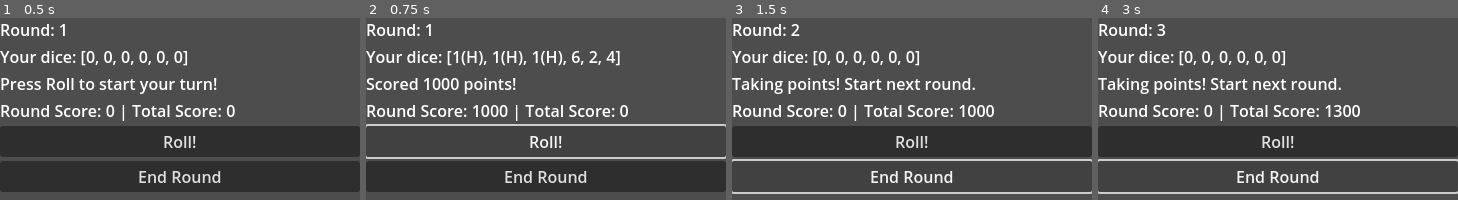
Above: before the commit, frames 1-4 (left to right).
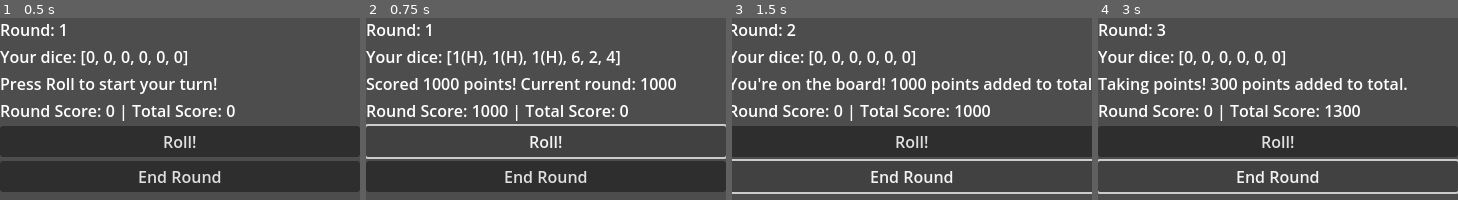
Above: after the commit, the same moments.

Repository: mdcoxe/mobile_farkle
Game: Godot game, scene res://Main.tscn
The game is run twice, just before and just after one commit, with the same random seed, the same clock (stepped at 60 frames per second) and the same inputs.
Inputs:
- Up to frame 1 (0.5 s): no input
- Up to frame 2 (0.75 s): click "Roll!" at 0.5 s
- Up to frame 3 (1.5 s): click "End Round" at 1.25 s
- Up to frame 4 (3 s): click "Roll!" at 2 s; click "End Round" at 2.75 s

Frame 1 is identical in both runs. In frame 2, 1.2% of the frame differs, in the area x 43-87%, y 32-40%; in frame 3, 9.2%, in the area x 0-100%, y 3-97%; in frame 4, 1.8%.

Commit message:
updating game manager to handle hot dice and implement opening condition

Diff:
--- a/Scripts/game_manager.gd
+++ b/Scripts/game_manager.gd
@@ -12,6 +12,7 @@
 var total_score = 0
 var round = 1
 var farkled = false
+var has_opened = false
 
 # Represents all 6 dice. Each element will be a dictionary:
 # { "value": int, "is_held": bool }
@@ -49,52 +50,59 @@
 		first = false
 	dice_display_text += "]"
 	dice_label.text = dice_display_text
-
 	score_label.text = "Round Score: %s | Total Score: %s" % [current_round_score, total_score]
 
 func _on_roll_button_pressed():
 	status_label.text = "Rolling!!"
+	farkled = false
 
-	var dice_to_score_this_roll: Array = []
+	# Check for "Hot Dice" scenario *before* rolling, based on currently held dice
+	# If all dice are currently held, it's a Hot Dice situation
+	var current_held_dice_count = 0
+	for die_data in all_dice:
+		if die_data.is_held:
+			current_held_dice_count += 1
 
-	var all_dice_are_held = true
-	for die_data in all_dice:
-		if not die_data.is_held:
-			all_dice_are_held = false
-			break
+	var is_hot_dice_situation = (current_held_dice_count == 6)
 
-	if all_dice_are_held:
+	if is_hot_dice_situation:
 		status_label.text = "Hot Dice! Rolling all 6 again!"
+		# Clear held status for all dice for the new roll
 		for die_data in all_dice:
 			die_data.is_held = false
+		# Crucially, disable the end_roll_button temporarily
+		# Player *must* roll again.
+		end_roll_button.disabled = true
+	else:
+		end_roll_button.disabled = false
 
+	# Roll only the unheld dice and update their values
+	var current_roll_values_for_scoring: Array = []
 	for die_data in all_dice:
 		if not die_data.is_held:
 			die_data.value = randi_range(1, 6)
-		dice_to_score_this_roll.append(die_data.value)
+		current_roll_values_for_scoring.append(die_data.value)
 
 	_update_display()
 
-
-	var unheld_dice_values: Array = []
-	for die_data in all_dice:
-		if not die_data.is_held:
-			unheld_dice_values.append(die_data.value)
-
-	var result = scoring_manager.calculate_score(unheld_dice_values)
+	var result = scoring_manager.calculate_score(current_roll_values_for_scoring)
 	var roll_score = result["score"]
-	var used_dice_from_unheld = result["used_dice"]
+	var used_dice_from_current_roll = result["used_dice"]
 
 	if roll_score == 0:
 		farkled = true
 		status_label.text = "Farkle! No score this round."
 		current_round_score = 0
+		# If farkled, player cannot roll again. End their turn.
+		roll_button.disabled = true
+		end_roll_button.disabled = false
 		_on_end_button_pressed()
 		return
 
 	current_round_score += roll_score
 
-	var temp_used_dice = used_dice_from_unheld.duplicate()
+	# Mark the scored dice as held
+	var temp_used_dice = used_dice_from_current_roll.duplicate()
 	for die_data in all_dice:
 		if not die_data.is_held:
 			if temp_used_dice.has(die_data.value):
@@ -104,12 +112,45 @@
 					temp_used_dice.remove_at(index_to_remove)
 
 	_update_display()
-	status_label.text = "Scored " + str(roll_score) + " points!"
+	status_label.text = "Scored " + str(roll_score) + " points! Current round: " + str(current_round_score)
+
+	# After scoring, re-check if *all* dice are now held.
+	# This check needs to happen *after* marking dice as held.
+	var all_dice_are_held_after_scoring = true
+	for die_data in all_dice:
+		if not die_data.is_held:
+			all_dice_are_held_after_scoring = false
+			break
+
+	if all_dice_are_held_after_scoring:
+		status_label.text += "\nHot Dice! You must roll all 6 again!"
+		end_roll_button.disabled = true
+		roll_button.disabled = false
+	else:
+		# Not a hot dice, player can choose to roll or end.
+		end_roll_button.disabled = false
+		roll_button.disabled = false
+
+
 
 func _on_end_button_pressed():
-	total_score += current_round_score
-	round += 1
+	if farkled:
+		status_label.text = "Farkled! Your round score was lost."
+		current_round_score = 0
+		total_score += current_round_score
+	else:
+		if not has_opened and current_round_score < 500:
+			status_label.text = "You need at least 500 points to get on the board!"
 
+			_update_display()
+			return
+		else:
+			if not has_opened:
+				has_opened = true
+				status_label.text = "You're on the board! " + str(current_round_score) + " points added to total!"
+			else:
+				status_label.text = "Taking points! " + str(current_round_score) + " points added to total."
+			total_score += current_round_score
 
 	if WinManager.check_win(total_score):
 		status_label.text = "Congrats! You won!!"
@@ -118,10 +159,6 @@
 		end_roll_button.disabled = true
 		return
 
-	if farkled:
-		status_label.text = "Farkled! Your round score was lost."
-	else:
-		status_label.text = "Taking points! Start next round."
-
+	round += 1
 	_reset_round()
 	_update_display()
